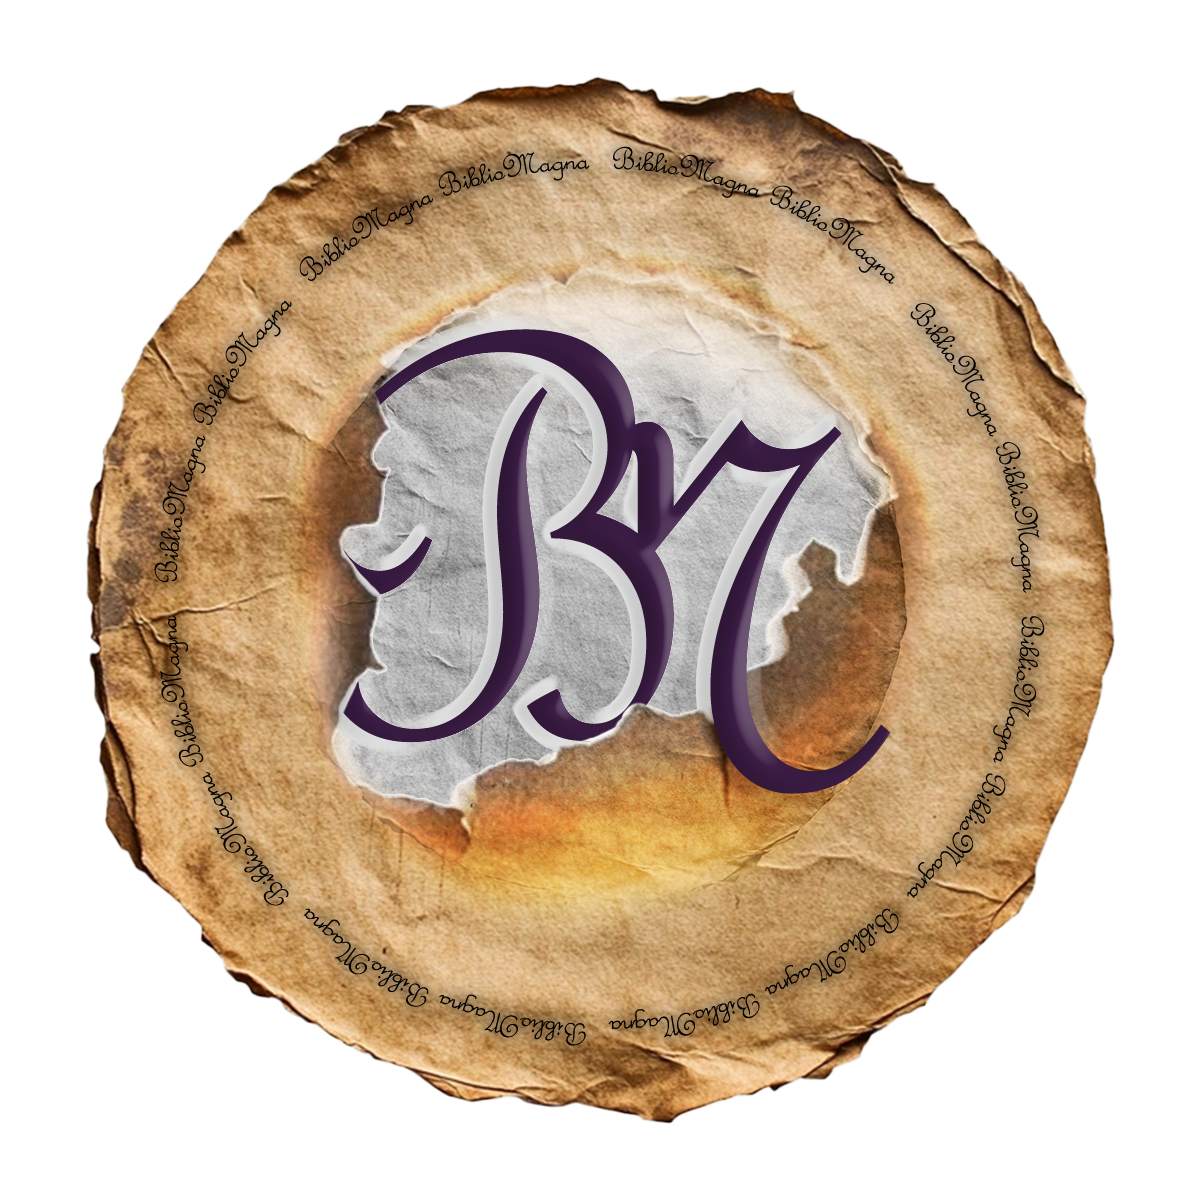
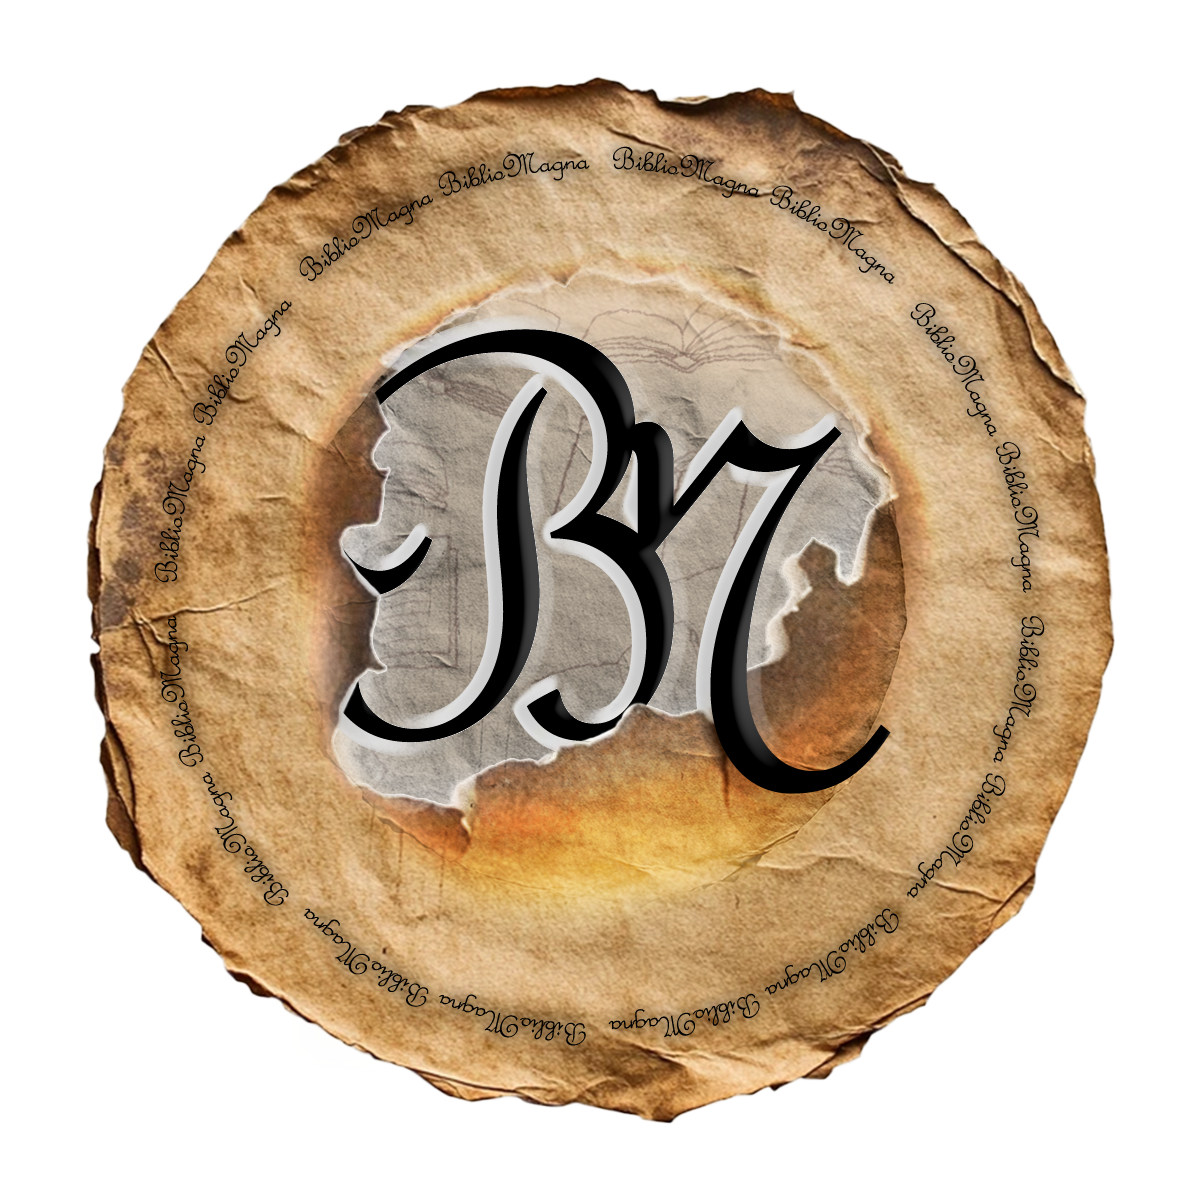
Before/after of a 1200 × 1200 layered artwork. What changed in the layer stack:
renamed "B" to "books-seamless-pattern-hand-drawn-doodle-style-minimalism-sketch-wallpaper-text…", showed it, opacity 100% → 69%, blend normal → multiply, moved it above "4bd1bdf1_0_2_640 copia", painted on it over <box>90,241,920,1101</box>